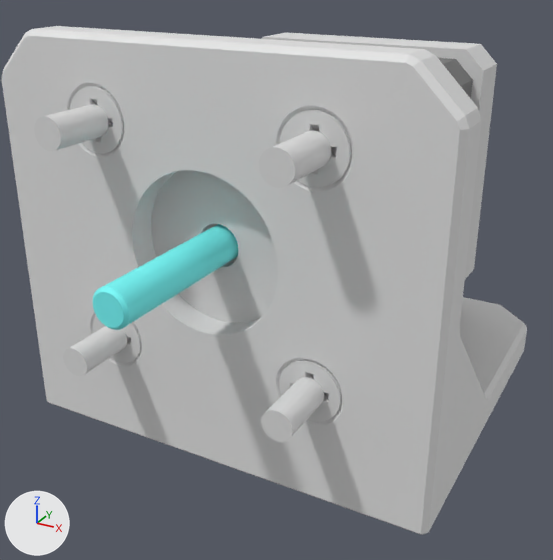
Two versions of the glTF model model/MountedStepper/out.gltf, one commit apart.
Rendered twice from a 50 mm lens placed at (0.0518, -0.0996, 0.0683), pointed at (0.0008, -0.0067, 0.0219). Arrows for +X, +Y and +Z are at lower left; the lights stay in place. Where no turn or scale is listed for an object, it has been applied to the vertices.

The first picture shows 'out.mount', 'out.screw_000', 'out.screw_001', 'out.screw_002', 'out.screw_003', 'out.stepper.botcap', 'out.stepper.shaft', 'out.stepper.topcap'.
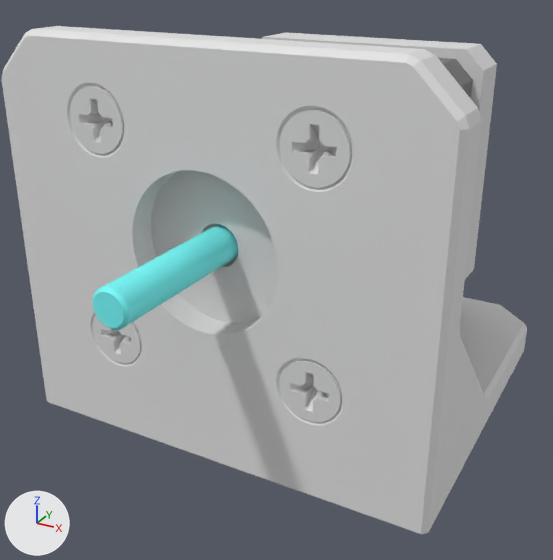
Changed parts and their boxes [x1, y1, x2, y2] in the pictures (553 x 560 px):
'out.screw_000', deleted: before [259, 110, 351, 188]
'out-screw_002', added: after [280, 110, 351, 188]
'out.screw_001', deleted: before [34, 86, 124, 154]
'out.screw_002', deleted: before [261, 360, 341, 442]
'out-screw_003', added: after [279, 360, 341, 422]
'out-screw_000', added: after [70, 86, 124, 154]
'out.screw_003', deleted: before [63, 316, 141, 376]
'out-screw_001', added: after [93, 316, 141, 363]

The change, as a list of edits to the scene's bpy script:
```text
Add me_out_screw_002_1:
    me_out_screw_002_1.from_pydata(...)  # 879 vertices, 1754 faces; spans x -0.00428..0.00428, y 0.0..0.009, z -0.00428..0.00428
    me_out_screw_002_1.materials.append(mat_material_8)  # light grey #e1e1e1
Add me_out_screw_003_1:
    me_out_screw_003_1.from_pydata(...)  # 879 vertices, 1754 faces; spans x -0.00428..0.00428, y 0.0..0.009, z -0.00428..0.00428
    me_out_screw_003_1.materials.append(mat_material_3)  # light grey #e1e1e1
Add me_out_screw_001_1:
    me_out_screw_001_1.from_pydata(...)  # 879 vertices, 1754 faces; spans x -0.00428..0.00428, y 0.0..0.009, z -0.00428..0.00428
    me_out_screw_001_1.materials.append(mat_material_1)  # light grey #e1e1e1
Add me_out_screw_000_1:
    me_out_screw_000_1.from_pydata(...)  # 879 vertices, 1754 faces; spans x -0.00428..0.00428, y 0.0..0.009, z -0.00428..0.00428
    me_out_screw_000_1.materials.append(mat_material_0)  # light grey #e1e1e1
Remove ob_out_screw_000:
    ob_out_screw_000 = bpy.data.objects.new('out.screw_000', me_out_screw_000)
    ob_out_screw_000.location = (0.0155, -0.025, 0.0477)
Remove ob_out_screw_001:
    ob_out_screw_001 = bpy.data.objects.new('out.screw_001', me_out_screw_001)
    ob_out_screw_001.location = (-0.0155, -0.025, 0.0477)
Remove ob_out_screw_003:
    ob_out_screw_003 = bpy.data.objects.new('out.screw_003', me_out_screw_003)
    ob_out_screw_003.location = (-0.0155, -0.025, 0.0167)
Remove ob_out_screw_002:
    ob_out_screw_002 = bpy.data.objects.new('out.screw_002', me_out_screw_002)
    ob_out_screw_002.location = (0.0155, -0.025, 0.0167)
Add ob_out_screw_002_1:
    ob_out_screw_002_1 = bpy.data.objects.new('out-screw_002', me_out_screw_002_1)
    ob_out_screw_002_1.location = (0.0155, -0.025, 0.0477)
Add ob_out_screw_003_1:
    ob_out_screw_003_1 = bpy.data.objects.new('out-screw_003', me_out_screw_003_1)
    ob_out_screw_003_1.location = (0.0155, -0.025, 0.0167)
Add ob_out_screw_001_1:
    ob_out_screw_001_1 = bpy.data.objects.new('out-screw_001', me_out_screw_001_1)
    ob_out_screw_001_1.location = (-0.0155, -0.025, 0.0167)
Add ob_out_screw_000_1:
    ob_out_screw_000_1 = bpy.data.objects.new('out-screw_000', me_out_screw_000_1)
    ob_out_screw_000_1.location = (-0.0155, -0.025, 0.0477)
```
